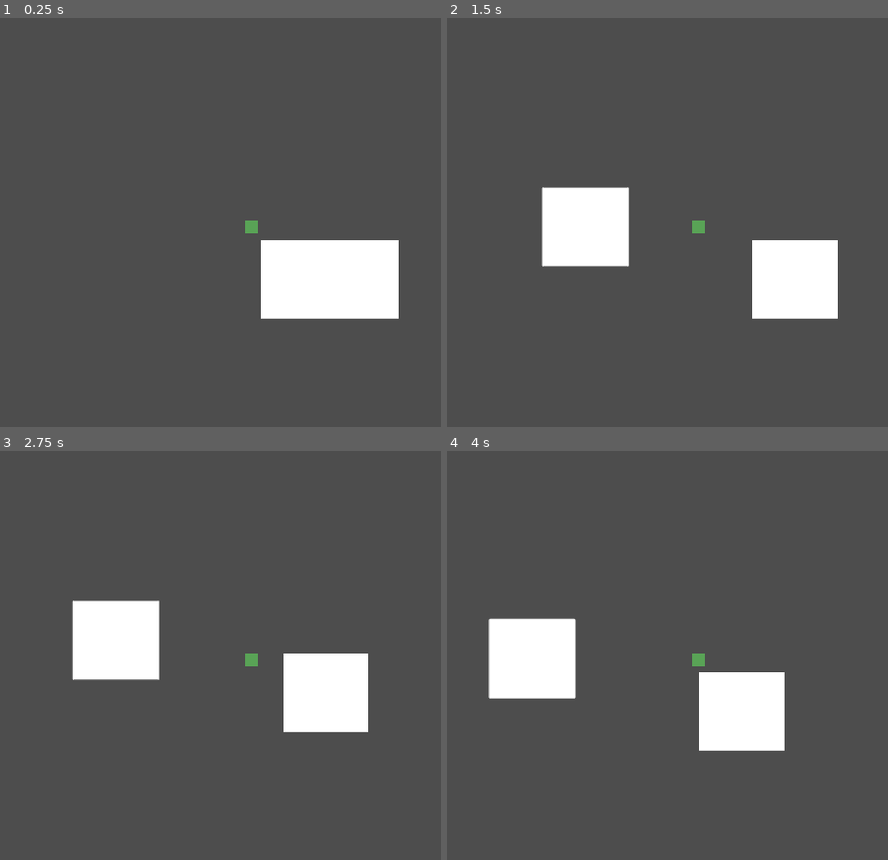
Above: before the commit, frames 1-4 (two rows, left to right).
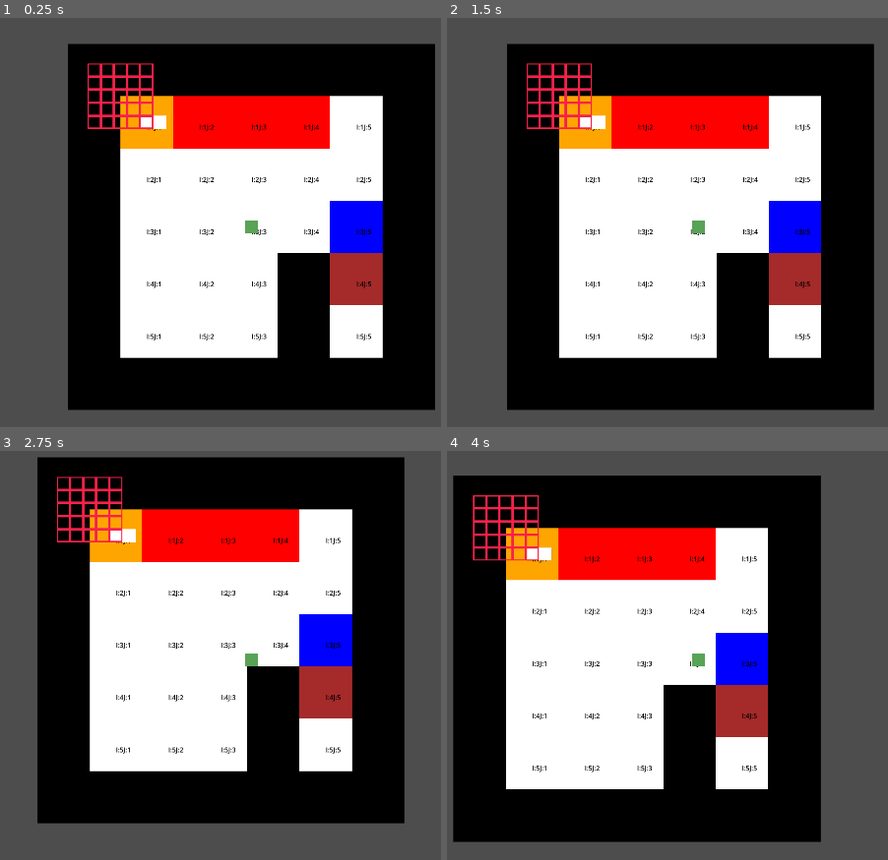
Above: after the commit, the same moments.

Repository: ChubbySquirrel/Perception-is-illusion
Game: Godot game, scene res://Scenes/test.tscn
Two runs of this game, one before a commit and one after it. Both use one fixed random seed, a clock stepped at 60 frames per second and the inputs below.
Inputs (mouse positions are in pixels of both pictures, inside the frame that each line leads up to):
- Up to frame 1 (0.25 s): no input
- Up to frame 2 (1.5 s): click (751, 279) at 0.52 s; tap Enter at 1.25 s; move the mouse to (870, 206) at 1.27 s; hold D (right) from 1.28 s (still down); hold Shift (Rotate) from 1.28 s (still down)
- Up to frame 3 (2.75 s): move the mouse to (92, 680) at 2.02 s; release D (right) at 2.03 s; release Shift (Rotate) at 2.03 s; hold Down (down) from 2.03 s (still down); tap Shift (Rotate) at 2.1 s
- Up to frame 4 (4 s): move the mouse to (777, 561) at 2.77 s; release Down (down) at 2.78 s; hold D (right) 2.78-3.53 s; hold Shift (Rotate) 2.78-3.53 s; move the mouse to (658, 749) at 3.52 s; hold W (up) from 3.53 s (still down); tap Shift (Rotate) at 3.6 s

The runs differ from the first frame. In frame 1, 73% of the frame differs, in the area x 15-99%, y 6-96%; in frame 2, 71%; in frame 3, 71%; in frame 4, 71%.

Commit message:
Bracer with grid and snapping

Diff:
--- /dev/null
+++ b/Bracer_Grid_line.tscn
@@ -0,0 +1,7 @@
+[gd_scene format=3 uid="uid://d3dhs60igsc7n"]
+
+[node name="Node2D" type="Node2D"]
+
+[node name="Polygon2D" type="Polygon2D" parent="."]
+color = Color(0.968345, 0.130805, 0.297022, 1)
+polygon = PackedVector2Array(16, -16, -16, -16, -16, 16, 16, 16, 13, 13, -13, 13, -13, -13, 13, -13, 13, 13, 16, 16)
--- a/Scenes/Stone.tscn
+++ b/Scenes/Stone.tscn
@@ -4,18 +4,19 @@
 
 [node name="Control" type="Node2D"]
 script = ExtResource("1_177fh")
+type = null
 
 [node name="Button" type="Button" parent="."]
-offset_left = -104.0
-offset_top = -96.0
-offset_right = 104.0
-offset_bottom = 96.0
+offset_left = -16.0
+offset_top = -16.0
+offset_right = 16.0
+offset_bottom = 16.0
 button_mask = 3
 
 [node name="Polygon2D" type="Polygon2D" parent="."]
-position = Vector2(0, -32)
-scale = Vector2(4.33333, 4)
-polygon = PackedVector2Array(-24, -16, 24, -16, 24, 32, -24, 32)
+position = Vector2(-48, 26.6667)
+scale = Vector2(2.33333, 2.16667)
+polygon = PackedVector2Array(13.7143, -19.6923, 27.4286, -19.6923, 27.4286, -4.92308, 13.7143, -4.92308)
 
 [connection signal="button_down" from="Button" to="." method="_on_button_button_down"]
 [connection signal="button_up" from="Button" to="." method="_on_button_button_up"]
--- a/Scenes/tile.tscn
+++ b/Scenes/tile.tscn
@@ -4,7 +4,6 @@
 size = Vector2(128, 128)
 
 [node name="Tile" type="StaticBody2D"]
-visible = false
 
 [node name="Polygon2D" type="Polygon2D" parent="."]
 polygon = PackedVector2Array(-64, -64, 64, -64, 64, 64, -64, 64)
--- a/Scripts/bracer.gd
+++ b/Scripts/bracer.gd
@@ -7,7 +7,9 @@
 
 var stone_grid: Array[Array]
 
-var tile_size = 128
+var tile_size = 32
+
+var grid_lines = preload("res://Bracer_Grid_line.tscn")
 
 @export var grid_size = 5
 #1/scale gets us the ratio of tiles in bracer vs labrinth
@@ -20,12 +22,8 @@
 
 func check_moved(stone:Stone) -> bool:
 	#If the tile has moved sufficently in a direction
-	var rel_position = stone.global_position - stone.home_position()
-
-	#Check if vector has crossed halfway between each grid section via rounding a relative change vector
-		#Add this change vector to bracer_pos
-		#Then pos mod round this bracer_pos vector
-		#Then snap the stone to home
+	print(stone.position)
+	var rel_position = stone.position - home_position(stone.bracer_pos)
 
 	var grid_change = (rel_position/tile_size).round()
 	grid_change = grid_change as Vector2i
@@ -34,59 +32,10 @@
 		stone.bracer_pos += grid_change
 		stone.bracer_pos = Vector2(posmod(stone.bracer_pos.x,grid_size),posmod(stone.bracer_pos.y,grid_size))
 		stone.pressed = false
-		stone.snap_home()
+		snap_home(stone)
 		return true
 	else:
 		return false
-
-
-
-		#if new_grid_pos != stone.home_position():
-			#if stone_grid[new_grid_pos.x][new_grid_pos.y ] == null:
-				#stone_grid[stone.bracer_pos.x][stone.bracer_pos.y] = null
-				#stone_grid[new_grid_pos.x][new_grid_pos.y] = Stone
-				#stone.bracer_pos = new_grid_pos
-				#print("Snapped to " + str(stone.bracer_pos))
-				#print(new_grid_pos)
-				#stone.pressed = false
-				#stone.snap_home()
-			#return true
-		#else:
-			#return false
-
-	#
-	#var position_change = (stone.position - stone.home_position())
-	#var move_vector = Vector2.ZERO
-	#
-	#
-	#if position_change.length() >= tile_size:
-		#print("test")
-		#
-		#if abs(stone.position.x) > abs(stone.position.y):
-			#if stone.position.x > 0:
-				#move_vector = Vector2(1,0)
-			#if stone.position.x < 0:
-				#move_vector = Vector2(-1,0)
-		#if abs(stone.position.x) < abs(stone.position.y):
-			#if stone.position.y > 0:
-				#move_vector = Vector2(0,1)
-			#if stone.postion.y < 0:
-				#move_vector = Vector2(0,-1)
-		#var new_grid_pos = stone.bracer_pos as Vector2 + move_vector
-		#if stone_grid[new_grid_pos.x as int][new_grid_pos.y as int] == null:
-			#stone_grid[stone.bracer_pos.x][stone.bracer_pos.y] = 0
-			#stone_grid[new_grid_pos.x][new_grid_pos.y] = Stone
-			#stone.bracer_pos = new_grid_pos
-			#stone.snap_home()
-		#
-#
-		#else:
-			##play sound
-			#pass
-		#return true
-		#
-	#else:
-		#return false
 
 
 
@@ -98,3 +47,20 @@
 		for column_index in grid_size:
 			row.append(null)
 		stone_grid.append(row)
+	draw_grid()
+
+#Rudementary drawing grid function
+func draw_grid():
+	for i in stone_grid.size():
+		for j in stone_grid[0].size():
+			var grid_line = grid_lines.instantiate()
+			grid_line.global_position = home_position(Vector2i(i,j))
+			add_child(grid_line)
+
+#calculates home position of stone
+func home_position(grid_location: Vector2i) -> Vector2:
+	var home_position = global_position + tile_size*(grid_location as Vector2)
+	return home_position
+
+func snap_home(stone:Stone):
+	stone.position = home_position(stone.bracer_pos)
--- a/Scripts/level_manager.gd
+++ b/Scripts/level_manager.gd
@@ -36,6 +36,7 @@
 					new_stone.create(type,true,1,Vector2.ZERO)
 					bracer.stones[type] = new_stone
 					new_stone.bracer = bracer
+					new_stone.bracer_pos = Vector2i(i,j)
 					bracer.add_child(new_stone)
 					print(bracer.tile_size)
 					new_stone.global_position = (bracer.global_position + bracer.tile_size*Vector2(i,j))
--- a/Scripts/stone.gd
+++ b/Scripts/stone.gd
@@ -13,7 +13,6 @@
 signal is_moved
 
 var bracer: Bracer
-
 
 @export var type: String
 
@@ -71,11 +70,3 @@
 	active = iactive
 	sense = slide_sense
 	position = iposition
-
-#calculates home position of stone
-func home_position() -> Vector2:
-	var home_position = bracer.global_position + bracer.tile_size*(bracer_pos as Vector2)
-	return home_position
-
-func snap_home():
-	position = home_position()
